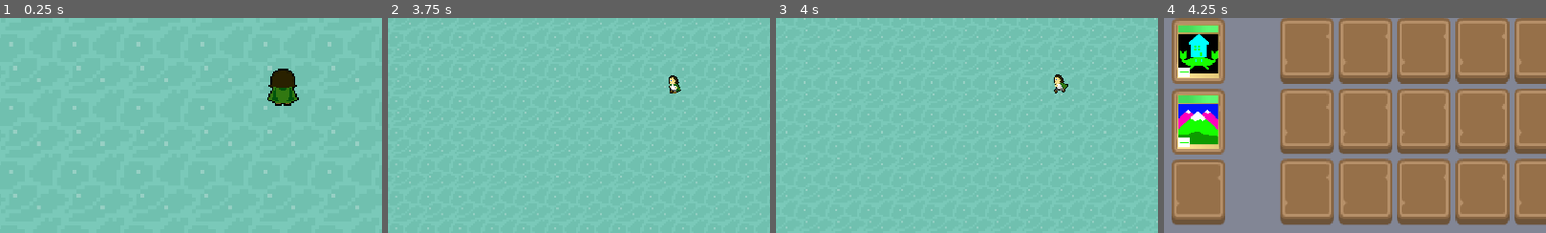
Above: before the commit, frames 1-4 (left to right).
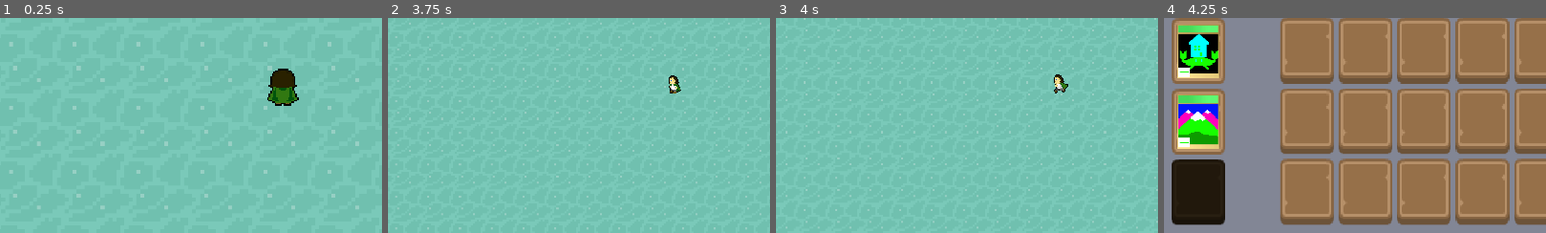
Above: after the commit, the same moments.

Repository: EmeraldKnight2814/iHaveCrabs
Game: Godot game, scene res://World/Main.tscn
Two runs of this game, one before a commit and one after it. Both use one fixed random seed, a clock stepped at 60 frames per second and the inputs below.
Inputs (mouse positions are % of the whole screen's width and height, from its top left):
- Up to frame 1 (0.25 s): no input
- Up to frame 2 (3.75 s): tap Enter at 0.5 s; move the mouse to (72, 45) at 0.52 s; hold Right (ui_right) 0.53-1.28 s; click (72, 45) at 0.6 s; tap Space (ui_select) at 0.77, 1.52, 3.02 s; move the mouse to (30, 55) at 1.27 s; hold Down (ui_down) 1.28-2.03 s; tap Z (pickup) at 1.35 s; tap Middle mouse button (reset_zoom) at 2 s; move the mouse to (60, 28) at 2.02 s; hold Right (ui_right) 2.03-2.78 s; hold Q (swap_weapon) 2.03-2.78 s; move the mouse to (45, 70) at 2.77 s; hold Up (ui_up) 2.78-3.53 s; tap Mouse wheel up (zoom_in) at 2.85 s; click (45, 70) at 2.92 s; move the mouse to (80, 65) at 3.52 s; hold Left (ui_left) from 3.53 s (still down); hold Mouse wheel down (zoom_out) from 3.53 s (still down)
- Up to frame 3 (4 s): keep holding Left (ui_left); keep holding Mouse wheel down (zoom_out); tap Space (ui_select) at 3.77 s
- Up to frame 4 (4.25 s): keep holding Left (ui_left); keep holding Mouse wheel down (zoom_out); tap E (inventory) at 4.15 s
The pictures show only the part of the screen within x 13-63%, y 35-85%; the shares and areas given below are measured in that part.

Frames 1-3 are identical in both runs. In frame 4, 4.3% of the frame differs, in the area x 2-16%, y 65-97%.

Commit message:
Just changing the X Card slot

Diff:
--- a/Inventory/inventory.tscn
+++ b/Inventory/inventory.tscn
@@ -355,6 +355,7 @@
 script = ExtResource( 3 )
 
 [node name="XSlot" type="Panel" parent="EquipSlots"]
+modulate = Color( 0.223529, 0.219608, 0.172549, 1 )
 margin_top = 177.0
 margin_right = 45.0
 margin_bottom = 232.0
